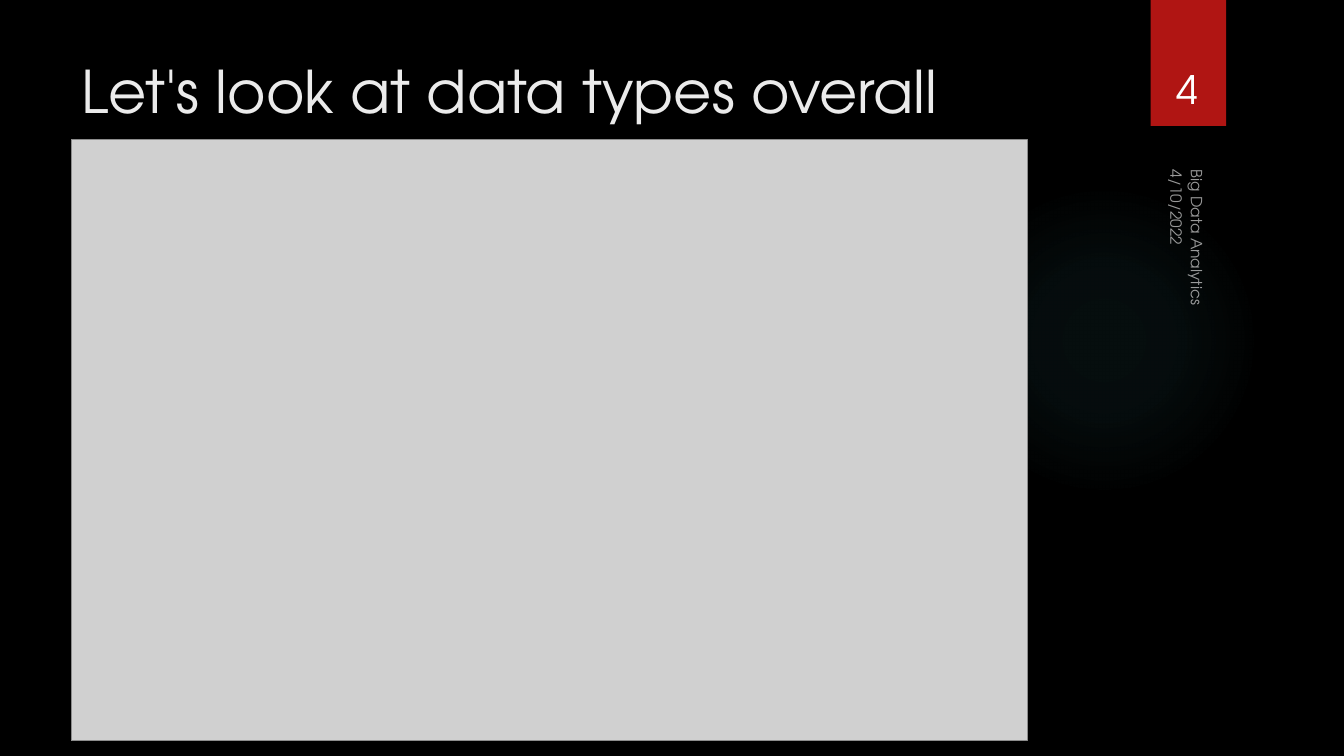
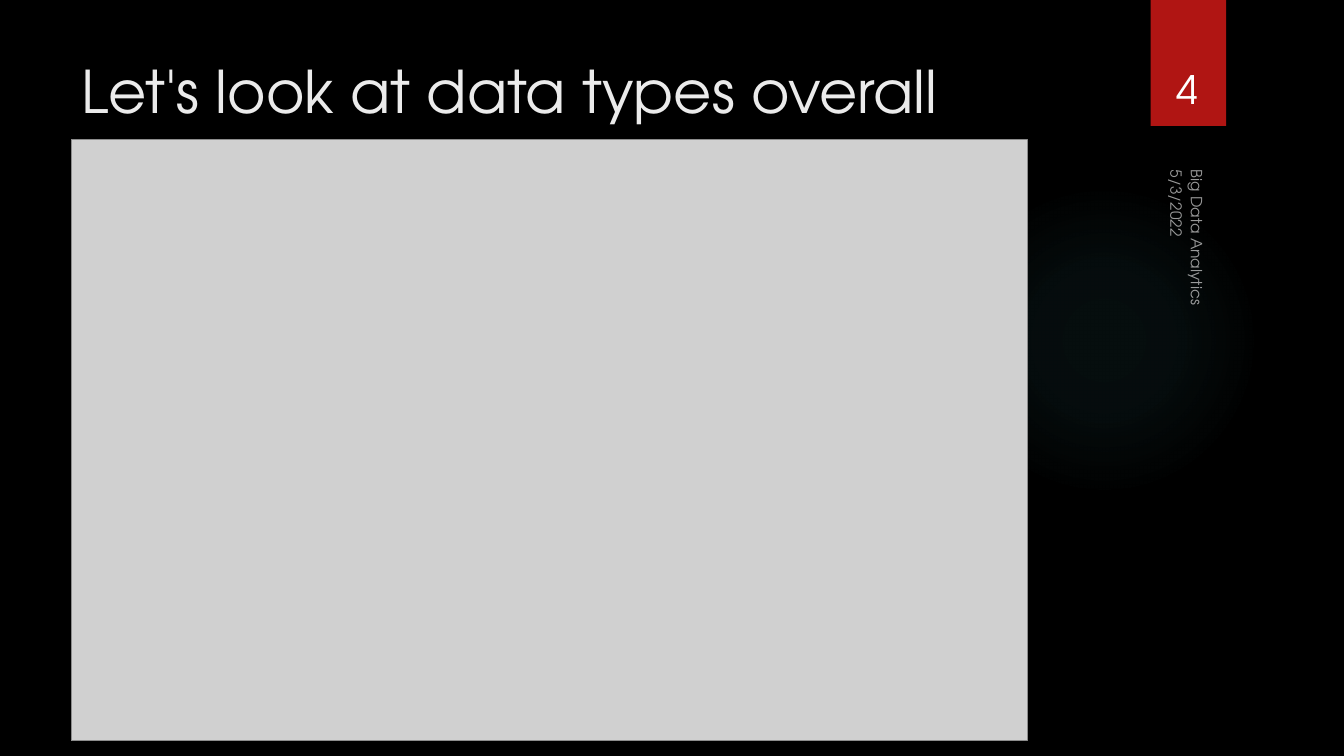
Before and after one commit to jeffbr96/big_data_analytics_project, a slide deck: slide 4 of Presentation.pptx. Drawn at 1344x756 pixels with LibreOffice and Linux fonts; fonts in the diff are those of the drawing; grey boxes stand for pictures; background and template pictures are left out. Boxes give left, top, right and bottom in pixels: in the first picture for what was removed or moved away, otherwise in the second. Text is boxed around its words. In the diff, an @@ line names an element or a change of style, - is before the commit and + after.

```diff
--- a/Presentation.pptx
+++ b/Presentation.pptx
@@ text at (1163,176,1189,235): text changed @@
-4/10/2022
+5/3/2022
```
Also in this commit, not shown: 4 other slides changed, 36 slides added, 3 slides removed.
